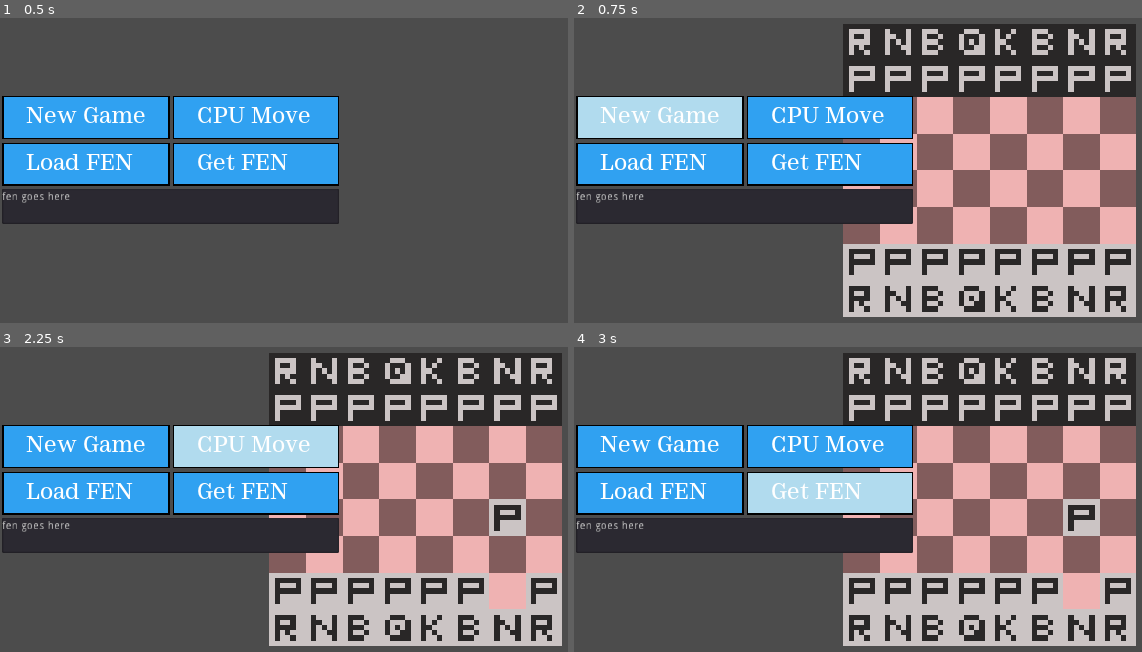
Above: before the commit, frames 1-4 (two rows, left to right).
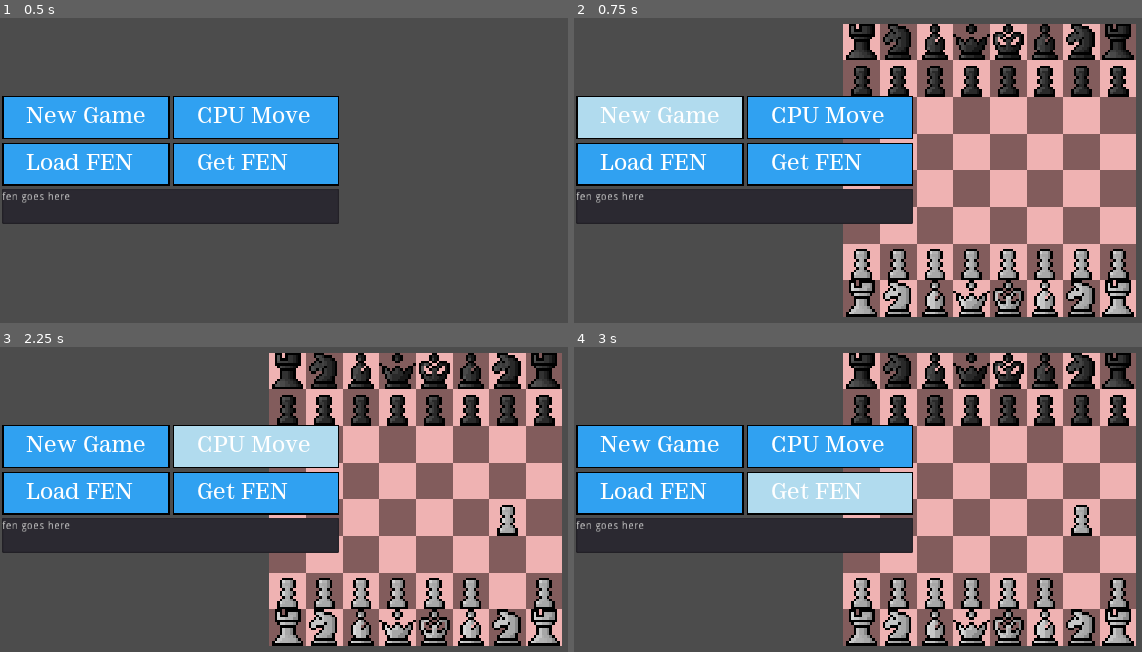
Above: after the commit, the same moments.

Repository: BumboBlast/godot-chess-engine
Game: Godot game, scene res://src/Game.tscn
The game is run twice, just before and just after one commit, with the same random seed, the same clock (stepped at 60 frames per second) and the same inputs.
Inputs (mouse positions are in pixels of both pictures, inside the frame that each line leads up to):
- Up to frame 1 (0.5 s): no input
- Up to frame 2 (0.75 s): click (659, 118) at 0.5 s
- Up to frame 3 (2.25 s): click (85, 447) at 1.25 s; click (255, 447) at 2 s
- Up to frame 4 (3 s): click (829, 493) at 2.75 s

Frame 1 is identical in both runs. In frame 2, 23% of the frame differs, in the area x 47-99%, y 1-99%; in frame 3, 23%; in frame 4, 23%.

Commit message:
updated art, file directory

Diff:
--- a/src/Chess/Piece.gd
+++ b/src/Chess/Piece.gd
@@ -60,18 +60,18 @@
 func find_spritepath(pieceName: String):
 
 	if (parity):
-		if ("Pawn" in pieceName): return "res://art/chess/debug_pawn_black.png"
-		if ("Knight" in pieceName): return "res://art/chess/debug_knight_black.png"
-		if ("Bishop" in pieceName): return "res://art/chess/debug_bishop_black.png"
-		if ("Rook" in pieceName): return "res://art/chess/debug_rook_black.png"
-		if ("King" in pieceName): return "res://art/chess/debug_king_black.png"
-		if ("Queen" in pieceName): return "res://art/chess/debug_queen_black.png"
-	if ("Pawn" in pieceName): return "res://art/chess/debug_pawn_white.png"
-	if ("Knight" in pieceName): return "res://art/chess/debug_knight_white.png"
-	if ("Bishop" in pieceName): return "res://art/chess/debug_bishop_white.png"
-	if ("Rook" in pieceName): return "res://art/chess/debug_rook_white.png"
-	if ("King" in pieceName): return "res://art/chess/debug_king_white.png"
-	if ("Queen" in pieceName): return "res://art/chess/debug_queen_white.png"
+		if ("Pawn" in pieceName): return "res://art/chess/pixel art pieces 1/pawn1.png"
+		if ("Knight" in pieceName): return "res://art/chess/pixel art pieces 1/knight1.png"
+		if ("Bishop" in pieceName): return "res://art/chess/pixel art pieces 1/bishop1.png"
+		if ("Rook" in pieceName): return "res://art/chess/pixel art pieces 1/rook1.png"
+		if ("King" in pieceName): return "res://art/chess/pixel art pieces 1/king1.png"
+		if ("Queen" in pieceName): return "res://art/chess/pixel art pieces 1/queen1.png"
+	if ("Pawn" in pieceName): return "res://art/chess/pixel art pieces 1/pawn.png"
+	if ("Knight" in pieceName): return "res://art/chess/pixel art pieces 1/knight.png"
+	if ("Bishop" in pieceName): return "res://art/chess/pixel art pieces 1/bishop.png"
+	if ("Rook" in pieceName): return "res://art/chess/pixel art pieces 1/rook.png"
+	if ("King" in pieceName): return "res://art/chess/pixel art pieces 1/king.png"
+	if ("Queen" in pieceName): return "res://art/chess/pixel art pieces 1/queen.png"
 
 
 
@@ -84,7 +84,7 @@
 func update_piece_sprite_rect():
 	self.sprite_rect = Rect2(
 		self.get_position(),
-		$PieceSprite.get_region_rect().size * self.get_scale()
+		$PieceSprite.texture.get_size() * self.get_scale()
 	)
 	# node and sprite should share same coords (weird)
 
@@ -99,13 +99,13 @@
 	$PieceSprite.texture = load(spritepath)
 	#board scale
 	var board_scale = get_parent().get_parent().get_scale()
-	var board_px = get_parent().get_parent().texture.get_size()[0]
+	var board_square_px = get_parent().get_parent().texture.get_size()[0] / 8
 	var piece_px = $PieceSprite.texture.get_size()[0]
 
-	print(board_scale, ", ", board_px, ", ", piece_px)
-
-	var new_scale = (board_scale * board_px / 8 ) / (piece_px )
-	print( new_scale)
+	print(board_scale, ", ", board_square_px, ", ", piece_px)
+
+	var new_scale = (board_scale * board_square_px ) / (piece_px )
+	print( piece_px * new_scale)
 	self.set_scale(new_scale)
 	update_piece_sprite_rect()
 
--- a/src/Chess/Piece.tscn
+++ b/src/Chess/Piece.tscn
@@ -1,10 +1,10 @@
 [gd_scene load_steps=4 format=2]
 
-[ext_resource path="res://art/chess/debugPiecesSpriteSheet1.png" type="Texture" id=1]
+[ext_resource path="res://art/chess/pixel art pieces 1/knight1.png" type="Texture" id=1]
 [ext_resource path="res://src/Chess/Piece.gd" type="Script" id=2]
 
 [sub_resource type="RectangleShape2D" id=1]
-extents = Vector2( 3.45268, 3.49113 )
+extents = Vector2( 20.3604, 21.2295 )
 
 [node name="Piece" type="Area2D"]
 scale = Vector2( 50, 50 )
@@ -13,11 +13,9 @@
 [node name="PieceSprite" type="Sprite" parent="."]
 texture = ExtResource( 1 )
 centered = false
-region_enabled = true
-region_rect = Rect2( 0, 0, 7, 7 )
 
 [node name="PieceCollision" type="CollisionShape2D" parent="."]
-position = Vector2( 3.49728, 3.44389 )
+position = Vector2( 21, 21 )
 z_as_relative = false
 shape = SubResource( 1 )
 
--- a/src/Chess/Promote Menu.tscn
+++ b/src/Chess/Promote Menu.tscn
@@ -1,10 +1,10 @@
 [gd_scene load_steps=7 format=2]
 
 [ext_resource path="res://src/Chess/Promote Menu.gd" type="Script" id=1]
-[ext_resource path="res://art/chess/debug_queen_black.png" type="Texture" id=2]
-[ext_resource path="res://art/chess/debug_bishop_black.png" type="Texture" id=3]
-[ext_resource path="res://art/chess/debug_knight_black.png" type="Texture" id=4]
-[ext_resource path="res://art/chess/debug_rook_black.png" type="Texture" id=5]
+[ext_resource path="res://art/chess/pixel art pieces 1/queen1.png" type="Texture" id=2]
+[ext_resource path="res://art/chess/pixel art pieces 1/knight1.png" type="Texture" id=3]
+[ext_resource path="res://art/chess/pixel art pieces 1/bishop1.png" type="Texture" id=4]
+[ext_resource path="res://art/chess/pixel art pieces 1/rook1.png" type="Texture" id=5]
 [ext_resource path="res://art/chess/debug_confirm_promotion.png" type="Texture" id=6]
 
 [node name="Promote Menu" type="Control"]
@@ -48,7 +48,7 @@
 margin_right = 152.0
 margin_bottom = 70.0
 size_flags_horizontal = 3
-texture_normal = ExtResource( 3 )
+texture_normal = ExtResource( 4 )
 expand = true
 stretch_mode = 4
 __meta__ = {
@@ -72,7 +72,7 @@
 margin_right = 309.0
 margin_bottom = 70.0
 size_flags_horizontal = 3
-texture_normal = ExtResource( 4 )
+texture_normal = ExtResource( 3 )
 expand = true
 stretch_mode = 4
 __meta__ = {
--- a/src/Game.gd
+++ b/src/Game.gd
@@ -5,7 +5,6 @@
 
 # Called when the node enters the scene tree for the first time.
 func _ready():
-
 
 	"""
 	Game Loop
Renamed: art/chess/debugPiecesSpriteSheet1.png -> art/chess/debug pieces/debugPiecesSpriteSheet1.png
Not shown, added: art/chess/debug pieces/debugPiecesSpriteSheet1.png.import
Renamed: art/chess/debug_bishop_black.png -> art/chess/debug pieces/debug_bishop_black.png
Not shown, added: art/chess/debug pieces/debug_bishop_black.png.import
Renamed: art/chess/debug_bishop_white.png -> art/chess/debug pieces/debug_bishop_white.png
Not shown, added: art/chess/debug pieces/debug_bishop_white.png.import
Renamed: art/chess/debug_king_black.png -> art/chess/debug pieces/debug_king_black.png
Not shown, added: art/chess/debug pieces/debug_king_black.png.import
Renamed: art/chess/debug_king_white.png -> art/chess/debug pieces/debug_king_white.png
Not shown, added: art/chess/debug pieces/debug_king_white.png.import
Renamed: art/chess/debug_knight_black.png -> art/chess/debug pieces/debug_knight_black.png
Not shown, added: art/chess/debug pieces/debug_knight_black.png.import
(and 53 more such lines)
